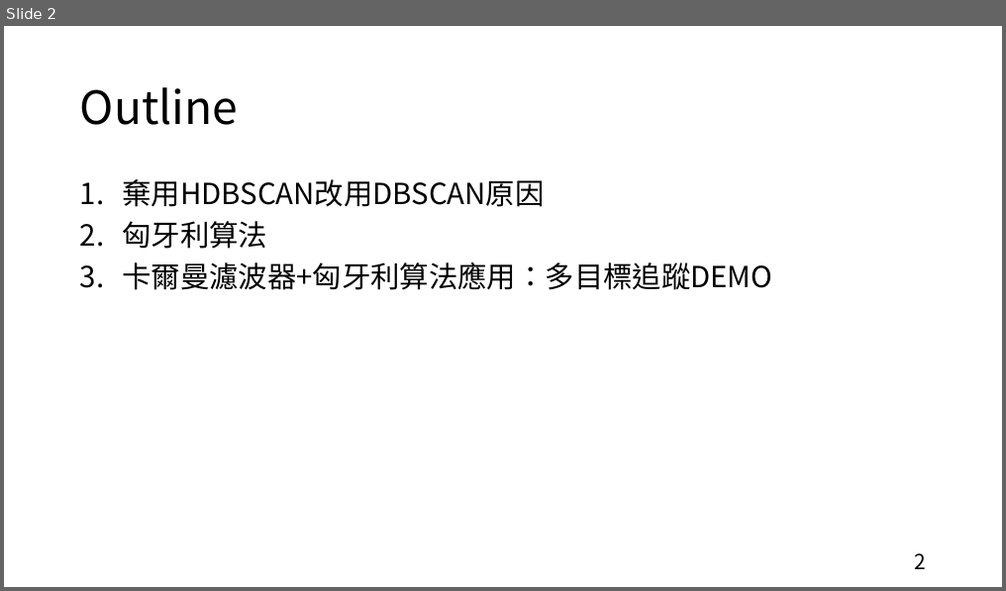
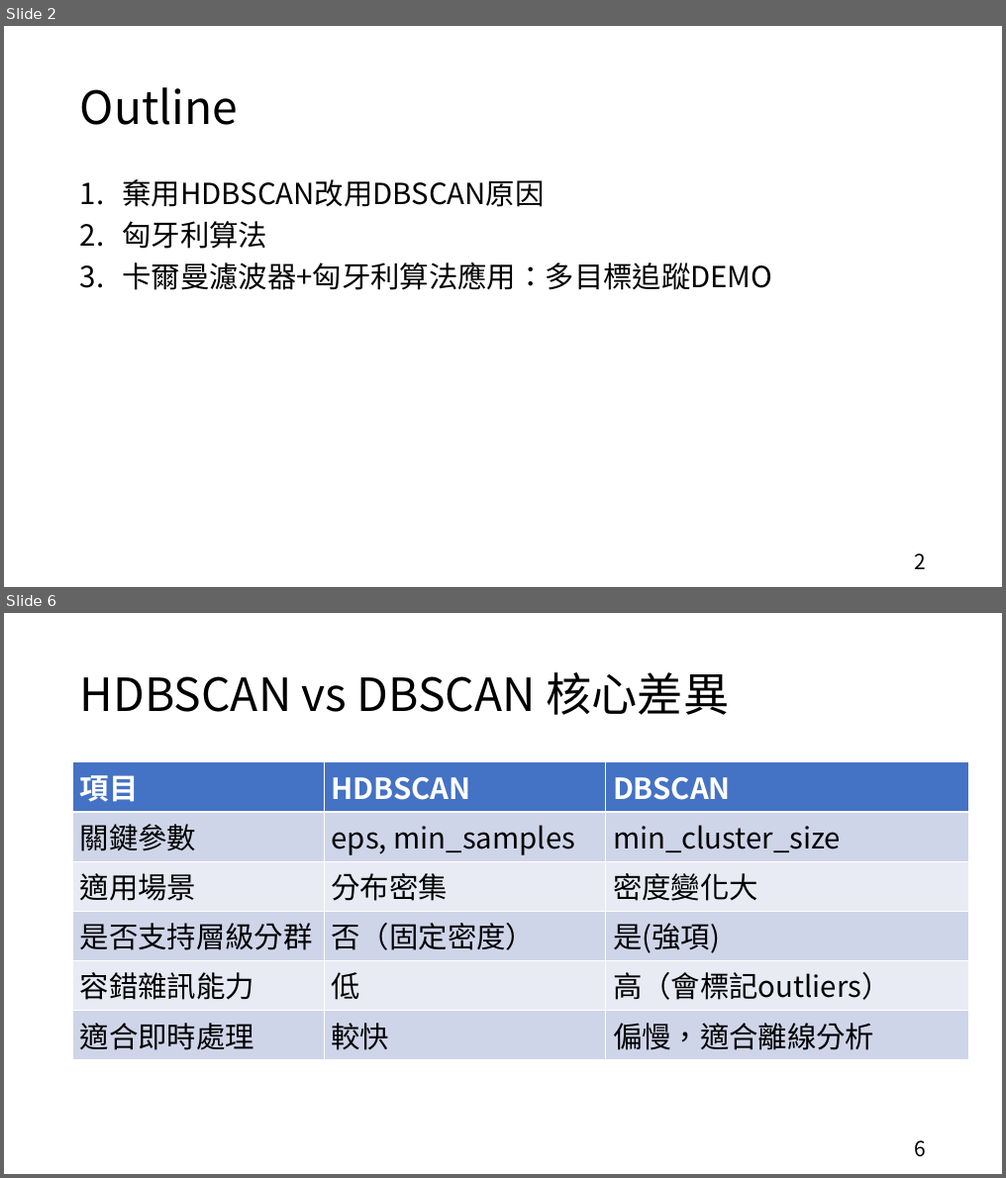
Before and after one commit to hcjohn463/Radar-tracking, a slide deck: proposal/0415/0415.pptx. Shown one above the other, each under a label of ours: slide 2 before the commit, slides 2 and 6 after it; the slides between them are not shown. The pictures are 1006x591 and 1006x1178 pixels, drawn with LibreOffice and Linux fonts; fonts in the diff are those of the drawing. Boxes give left, top, right and bottom in pixels: in the first picture for what was removed or moved away, otherwise in the second. Text is boxed around its words. In the diff, an @@ line names an element or a change of style, - is before the commit and + after.

```diff
--- a/proposal/0415/0415.pptx
+++ b/proposal/0415/0415.pptx
@@ slide 6 added at (4, 613, 1002, 1174), background #FFFFFF @@
@@ title added at (80, 672, 730, 715), 44 pt, text #000000 @@
+HDBSCAN vs DBSCAN 核心差異
@@ table added at (73, 762, 969, 1055), 6 rows, 3 columns @@
+項目 | HDBSCAN | DBSCAN
+關鍵參數 | eps, min_samples | min_cluster_size
+適用場景 | 分布密集 | 密度變化大
+是否支持層級分群 | 否（固定密度） | 是(強項)
+容錯雜訊能力 | 低 | 高（會標記outliers）
+適合即時處理 | 較快 | 偏慢，適合離線分析
@@ page number added at (914, 1141, 926, 1157), 20 pt, text #000000 @@
+6
```
Also in this commit, not shown: 9 slides changed, 7 other slides added, 2 slides removed, 15 other files.
